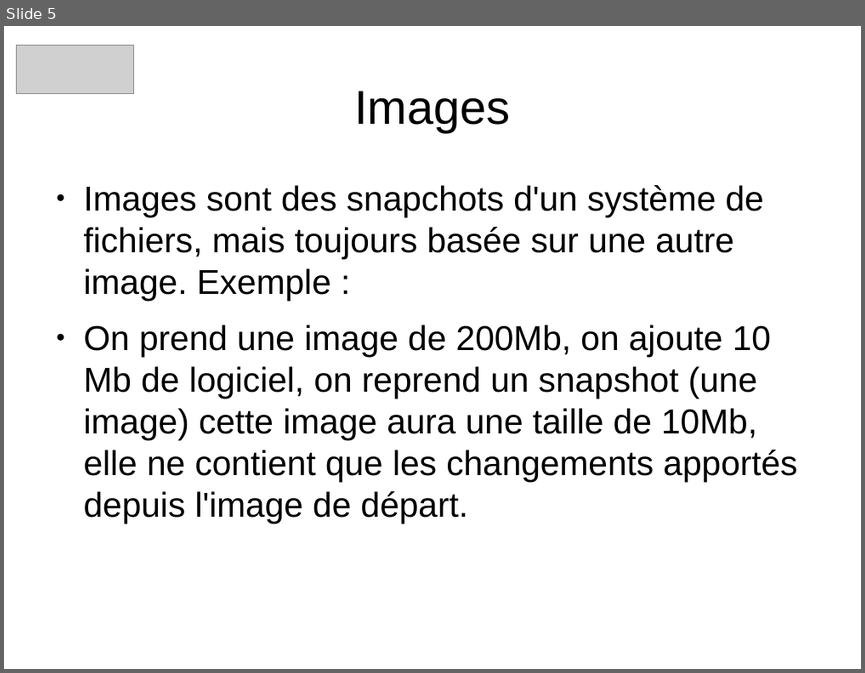
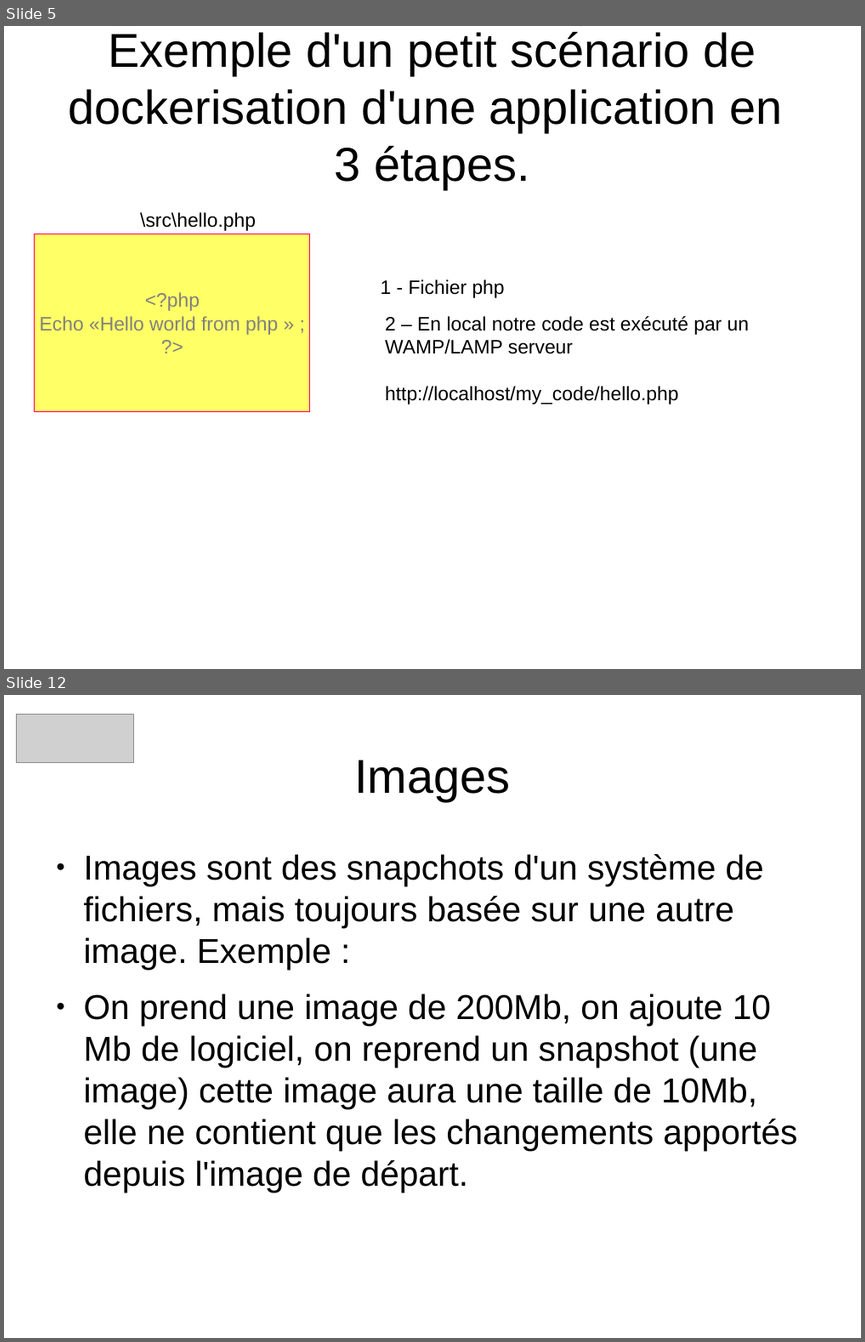
Before and after one commit to heylve/current, a slide deck: Rencontre_devs/docker_dev_conf_20_11_2017.odp. Shown one above the other, each under a label of ours: slide 5 before the commit, slides 5 and 12 after it; the slides between them are not shown. The pictures are 865x673 and 865x1342 pixels, drawn with LibreOffice and Linux fonts; fonts in the diff are those of the drawing; grey boxes stand for pictures. Boxes give left, top, right and bottom in pixels: in the first picture for what was removed or moved away, otherwise in the second. Text is boxed around its words. In the diff, an @@ line names an element or a change of style, - is before the commit and + after.

Commit message:
docker pres ..

```diff
--- a/Rencontre_devs/docker_dev_conf_20_11_2017.odp
+++ b/Rencontre_devs/docker_dev_conf_20_11_2017.odp
@@ slide 5 added at (4, 26, 861, 669), background #FFFFFF @@
@@ title added at (69, 32, 782, 189), 44 pt, text #000000 @@
+Exemple d'un petit scénario de dockerisation d'une application en
+3 étapes.
@@ text added at (140, 212, 256, 231), 18 pt, text #000000 @@
+\src\hello.php
@@ rectangle added at (35, 234, 309, 412), fill #FFFF66, outline #FF0066 0 pt, 18 pt, text #808080 @@
+<?php
+Echo «Hello world from php » ;
+?>
@@ text added at (381, 279, 505, 298), 18 pt, text #000000 @@
+1 - Fichier php
@@ text added at (385, 316, 749, 404), 18 pt, text #000000 @@
+2 – En local notre code est exécuté par un WAMP/LAMP serveur
+http://localhost/my_code/hello.php
@@ what was slide 5 is now slide 12 @@
```
Also in this commit, not shown: 4 slides changed, 8 other slides added, 1 slide removed.
